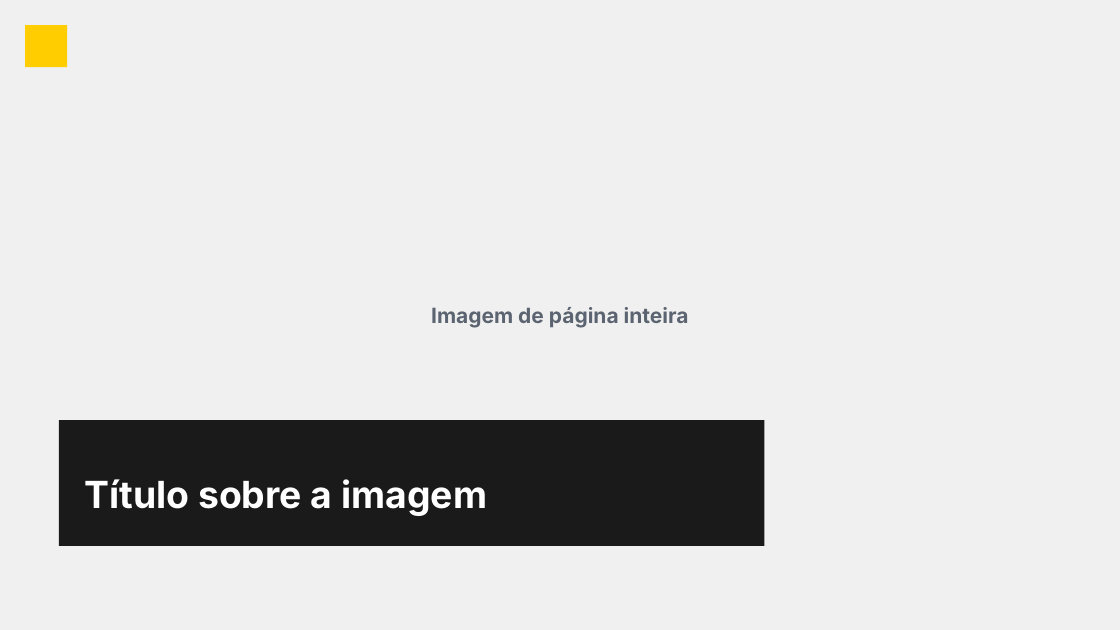
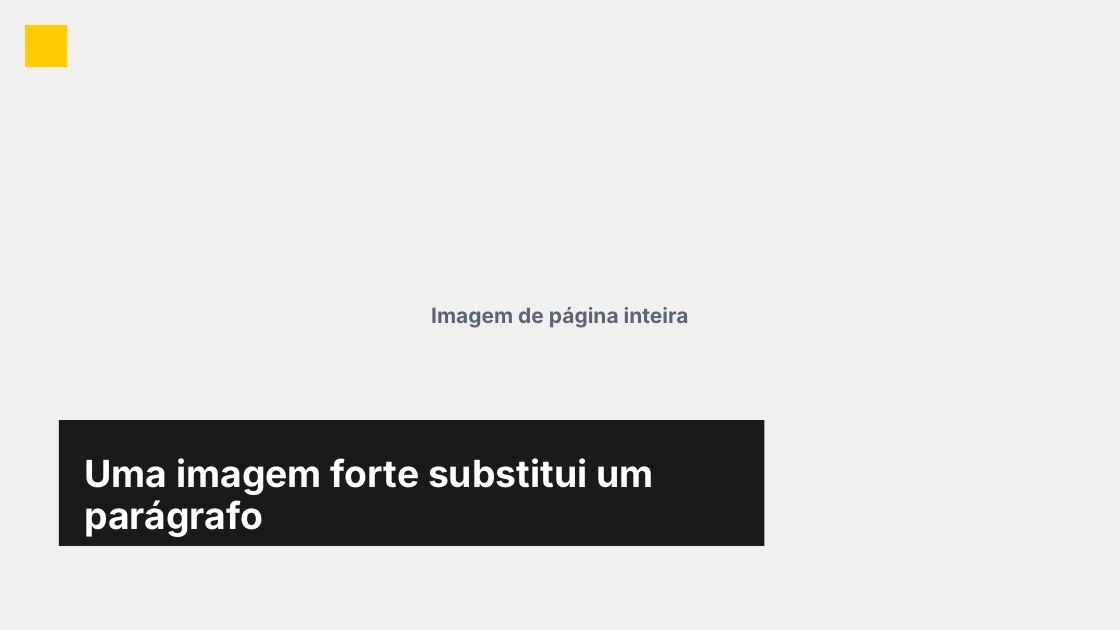
Before and after one commit to tiagojct/quarto-fmup, a slide deck: slide 17 of pptx/fmup-exemplo.pptx (slide 6 before the commit). Drawn at 1120x630 pixels with LibreOffice and Linux fonts; fonts in the diff are those of the drawing. Boxes give left, top, right and bottom in pixels: in the first picture for what was removed or moved away, otherwise in the second. Text is boxed around its words. In the diff, an @@ line names an element or a change of style, - is before the commit and + after.

```diff
--- a/pptx/fmup-exemplo.pptx
+++ b/pptx/fmup-exemplo.pptx
@@ title at (x1=84, y1=458, x2=653, y2=537): text changed @@
-Título sobre a imagem
+Uma imagem forte substitui um parágrafo
```
Also in this commit, not shown: 9 other slides changed, 8 slides added, 2 slides removed, 5 other files.
